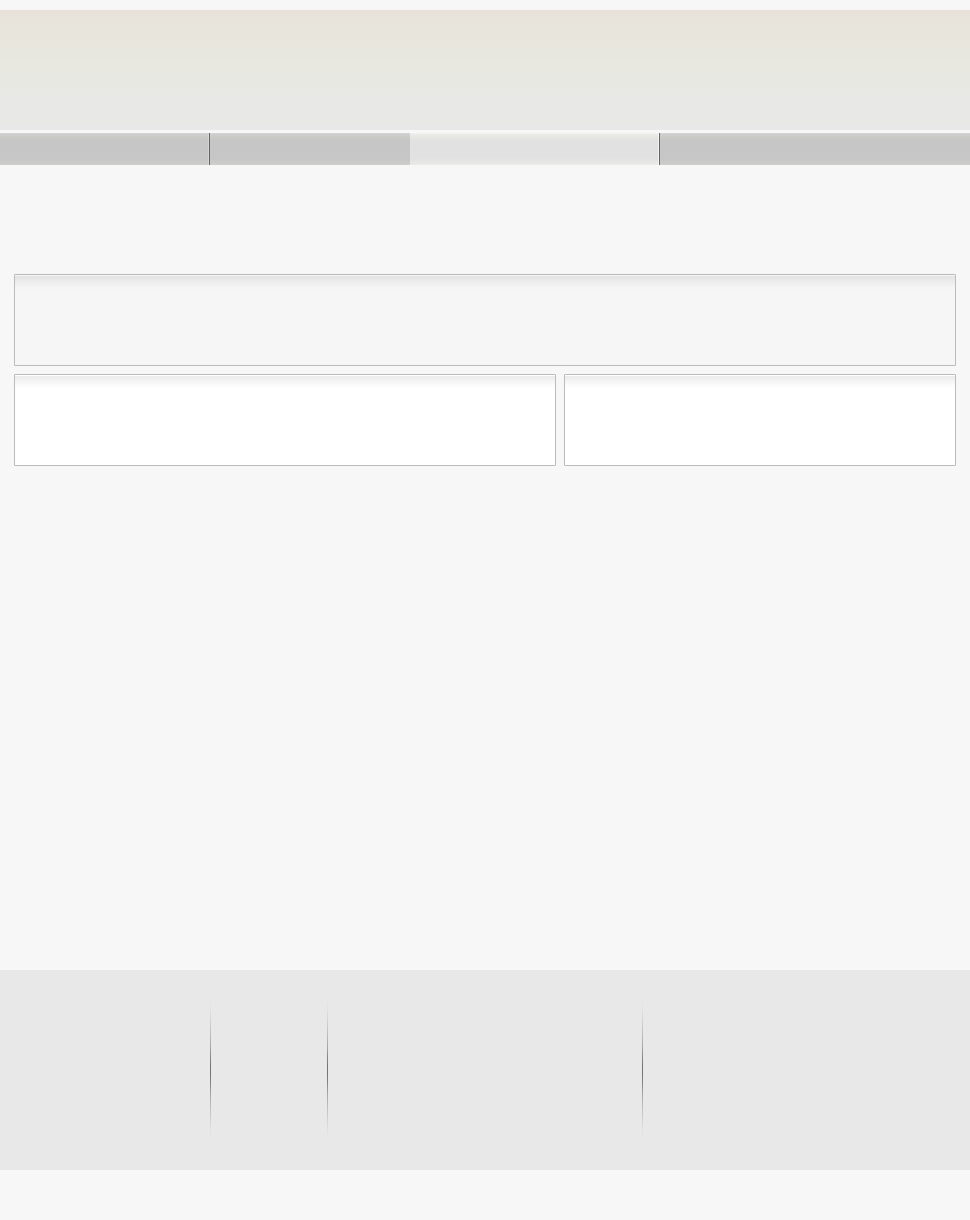
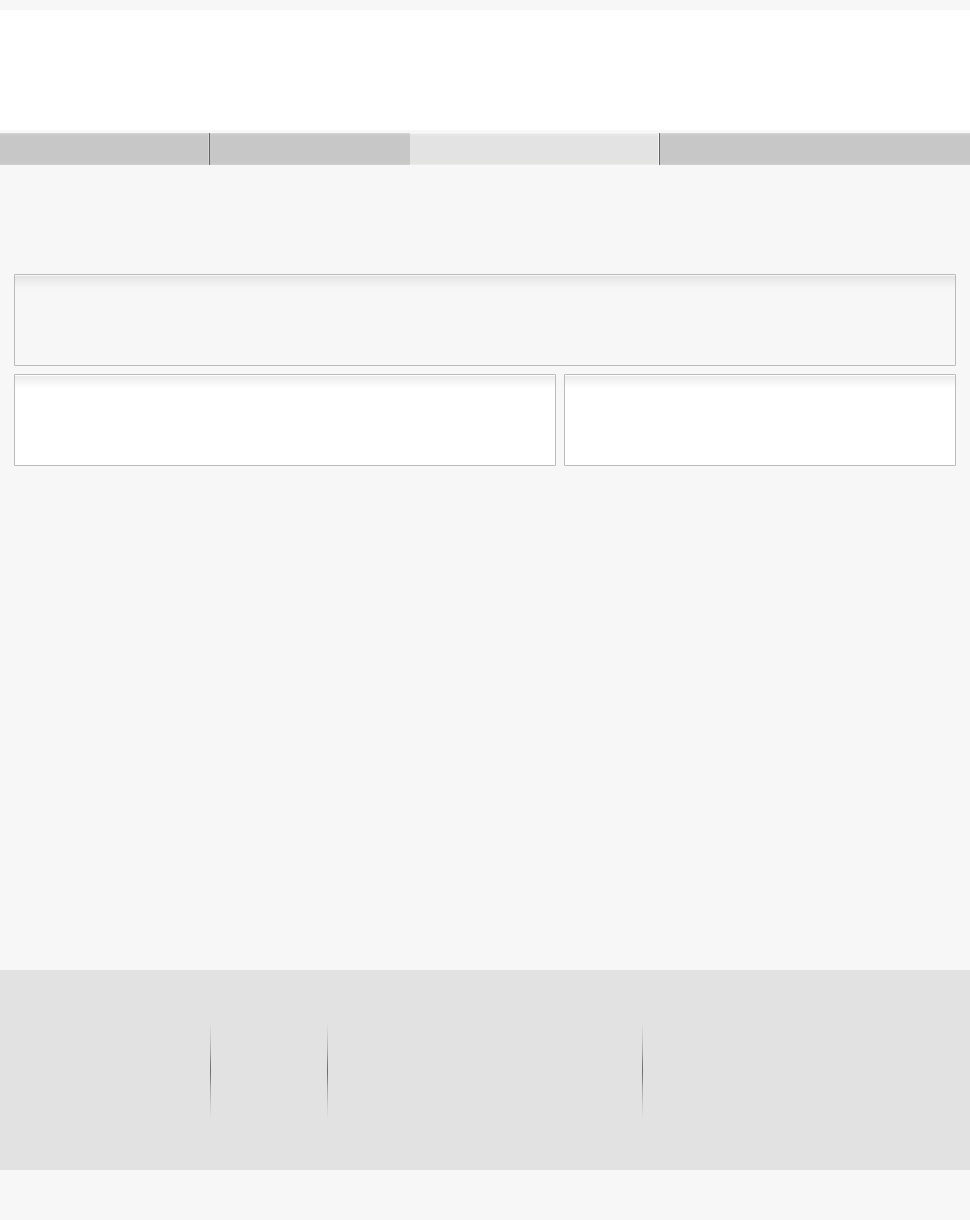
Two versions of the same layered image (970 x 1220). Layer-by-layer changes:
painted on "header" over [0, 10, 970, 130]
painted on "navbar" over [0, 134, 970, 162]
painted on "footer boxes" over [0, 970, 970, 1170]
